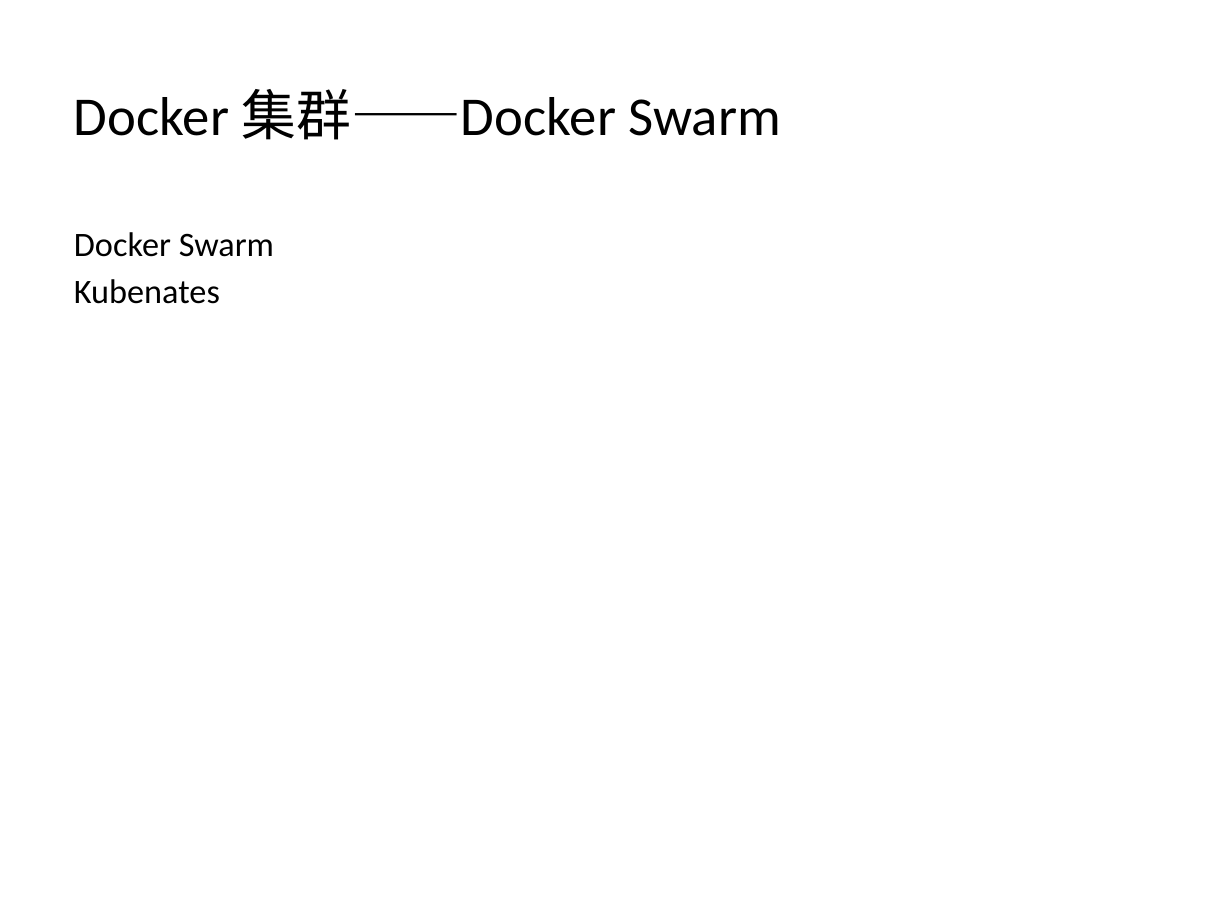
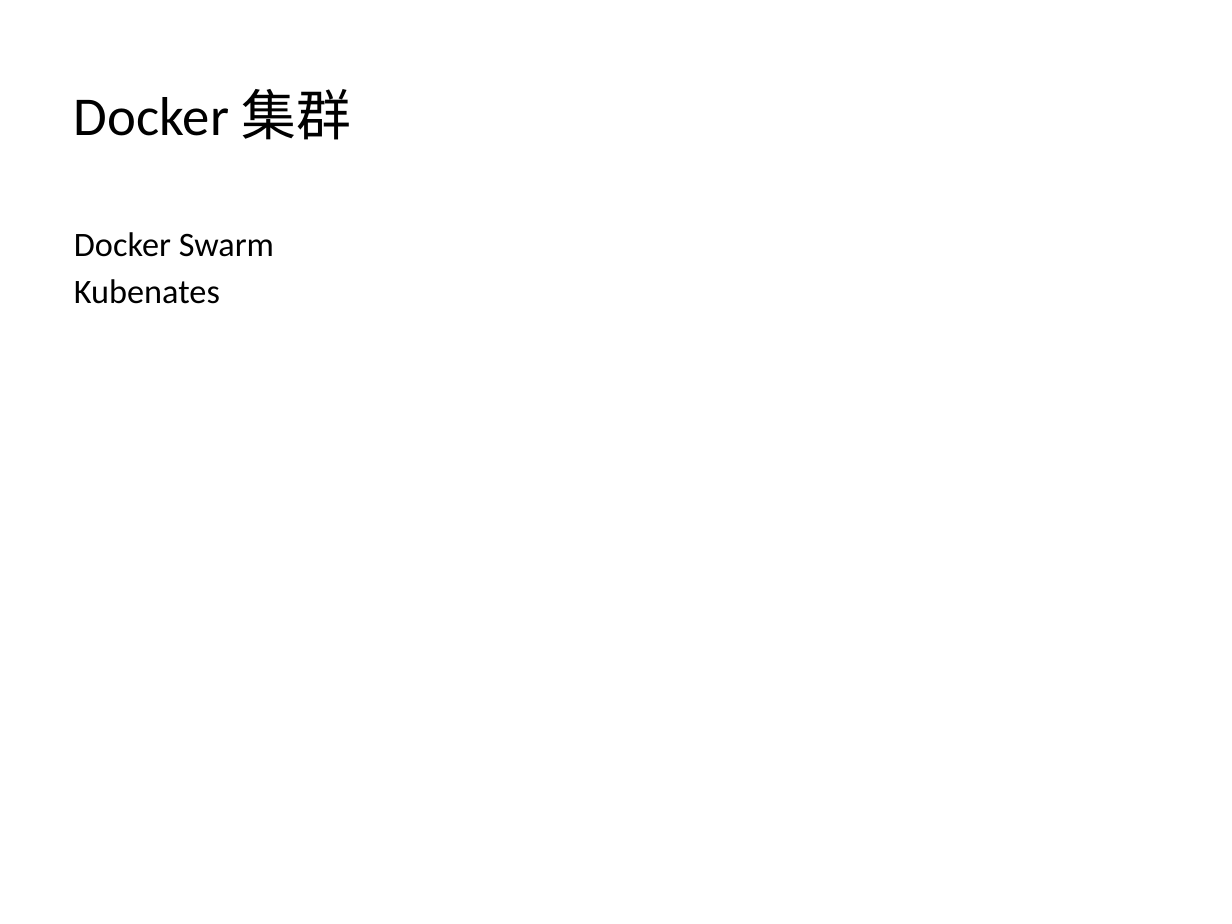
Before and after one commit to Yommmm/DesignPatterns, a slide deck: slide 13 of Docker基础与简单应用.pptx (slide 15 before the commit). Drawn at 1232x924 pixels with LibreOffice and Linux fonts; fonts in the diff are those of the drawing. Boxes give left, top, right and bottom in pixels: in the first picture for what was removed or moved away, otherwise in the second. Text is boxed around its words. In the diff, an @@ line names an element or a change of style, - is before the commit and + after.

```diff
--- a/Docker基础与简单应用.pptx
+++ b/Docker基础与简单应用.pptx
@@ title at (74,89,352,140): text changed @@
-Docker 集群——Docker Swarm
+Docker 集群
```
Also in this commit, not shown: 4 other slides changed, 1 slide added, 4 slides removed.
